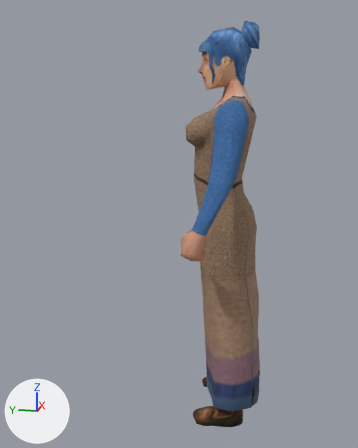
The glTF model assets/models/units/gaul_female_citizen.glb: old version first, new version second.
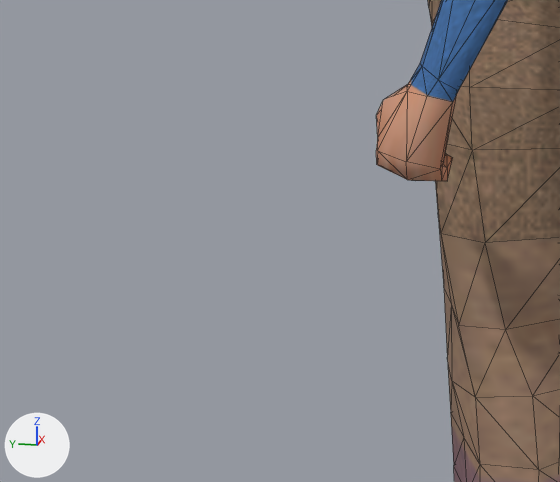
Each version appears first whole from a 50 mm lens placed at (-2.079, -0.207, 1.372), pointed at (-0.008, 0.207, 0.854), and next in a close-up on the part from 17% to 67% of the width and 45% to 80% of the height. Every picture has the same lights, and +X, +Y and +Z are marked at lower left. The older version's two pictures come first. The close-ups show mesh edges as thin lines. Where no turn or scale is listed for an object, it has been applied to the vertices.

Names of what the first close-up shows: 'gaul_female_citizen_part0'.
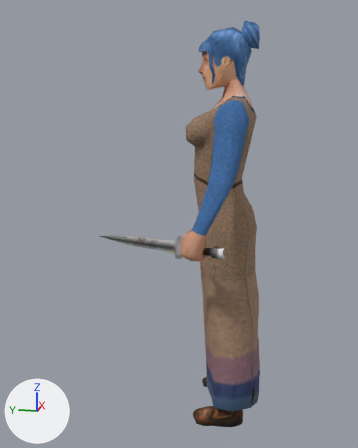
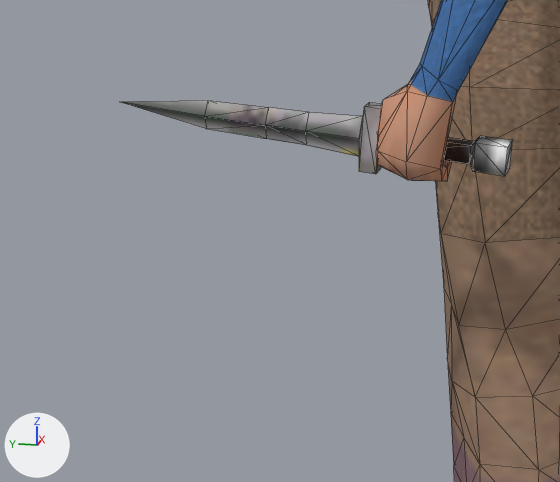
The newer file is also turned or shifted as a whole; pictures and numbers use the older file's frame.

Where the change shows, as pixel boxes (x1, y1, x2, y2) in the close-ups (560 x 482 px):
'gaul_female_citizen_part2', added: after (121, 100, 512, 176)

What the commit changed:
Picture 'tex2' (img_tex2) is new.
Material 'mat2' (mat_mat2) is new.
Its texture is img_tex2.
Its roughness is 0.9.
Mesh me_gaul_female_citizen_part2 is new.
It has 41 vertices, 78 faces and spans x -0.348..-0.303, y -0.038..0.456, z 0.8..0.883.
It uses material mat_mat2 (picture img_tex2).
Object 'gaul_female_citizen_part2' (ob_gaul_female_citizen_part2) is new; it shows me_gaul_female_citizen_part2.
Its location is (0.0, 0.012, 0.0).
